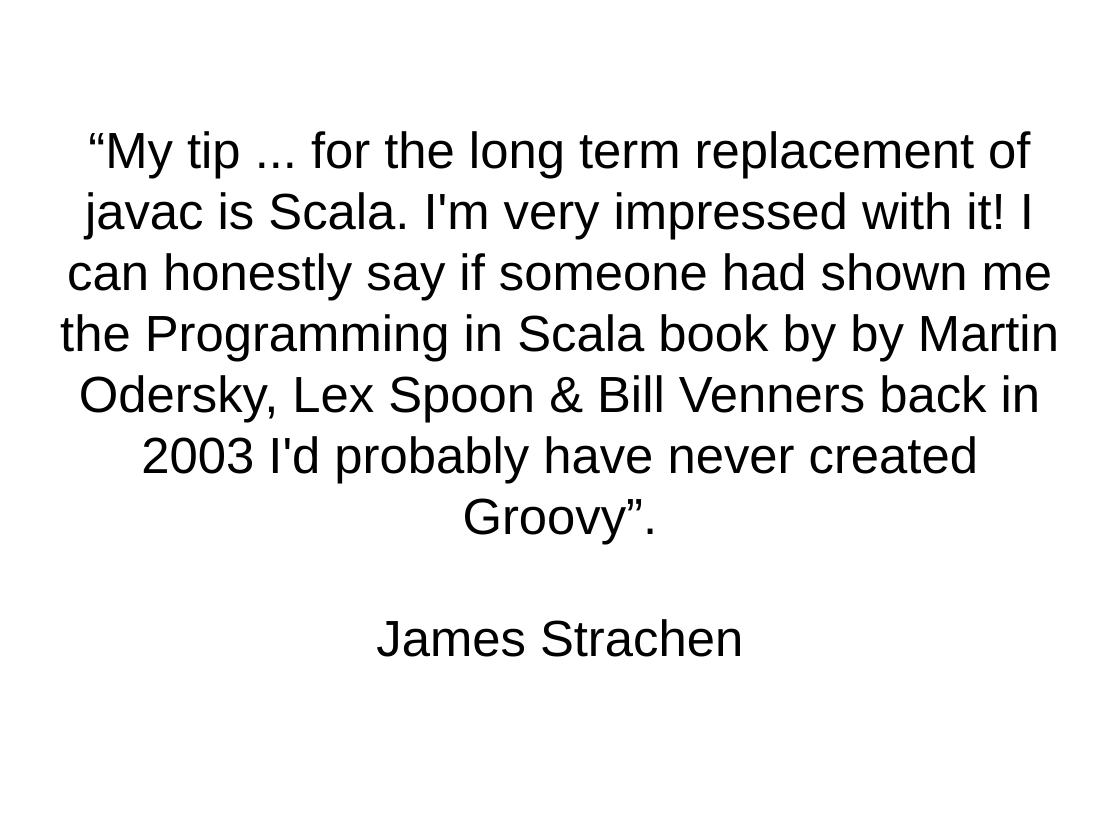
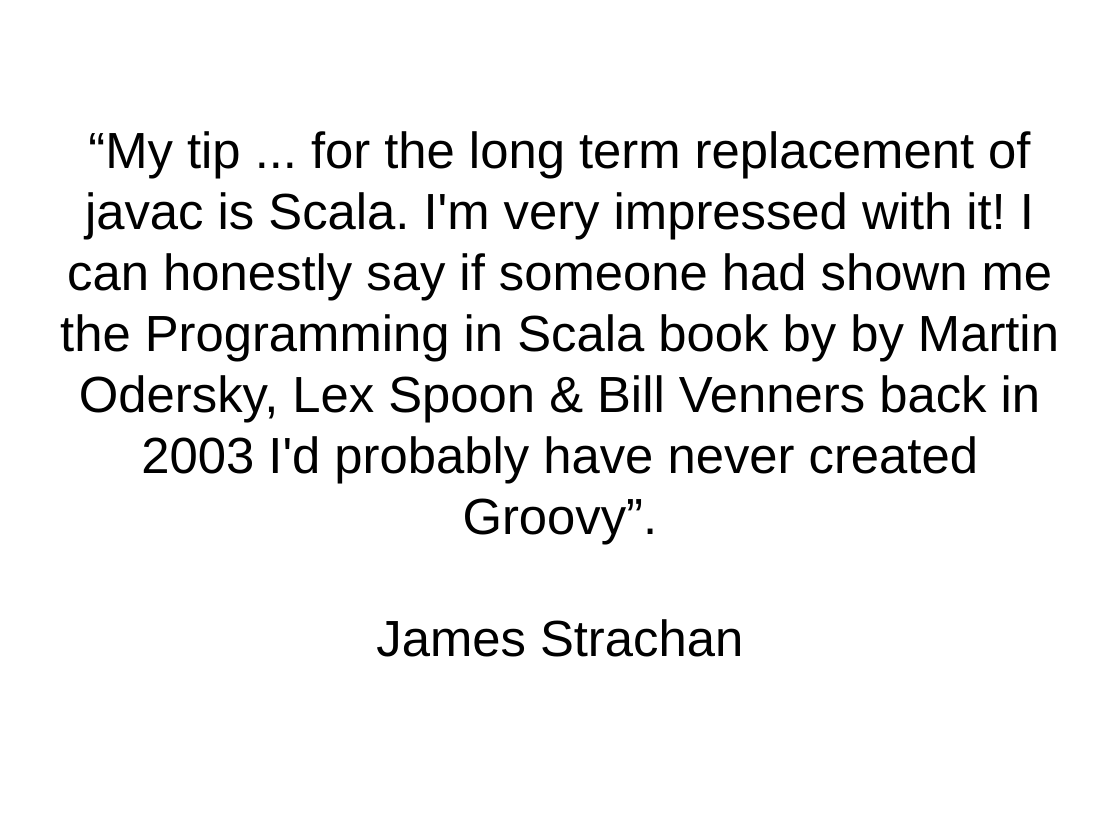
Before and after one commit to kaesler/ScalaTalk, a slide deck: slide 4 of my_slides/ScalaTalk.odp. Drawn at 1120x840 pixels with LibreOffice and Linux fonts; fonts in the diff are those of the drawing; background and template pictures are left out. Boxes give left, top, right and bottom in pixels: in the first picture for what was removed or moved away, otherwise in the second. Text is boxed around its words. In the diff, an @@ line names an element or a change of style, - is before the commit and + after.

```diff
--- a/my_slides/ScalaTalk.odp
+++ b/my_slides/ScalaTalk.odp
@@ subtitle at bbox=[376, 619, 743, 657]: text changed @@
-James Strachen
+James Strachan
```
Also in this commit, not shown: 9 other slides changed, 5 slides added, 1 slide removed.
